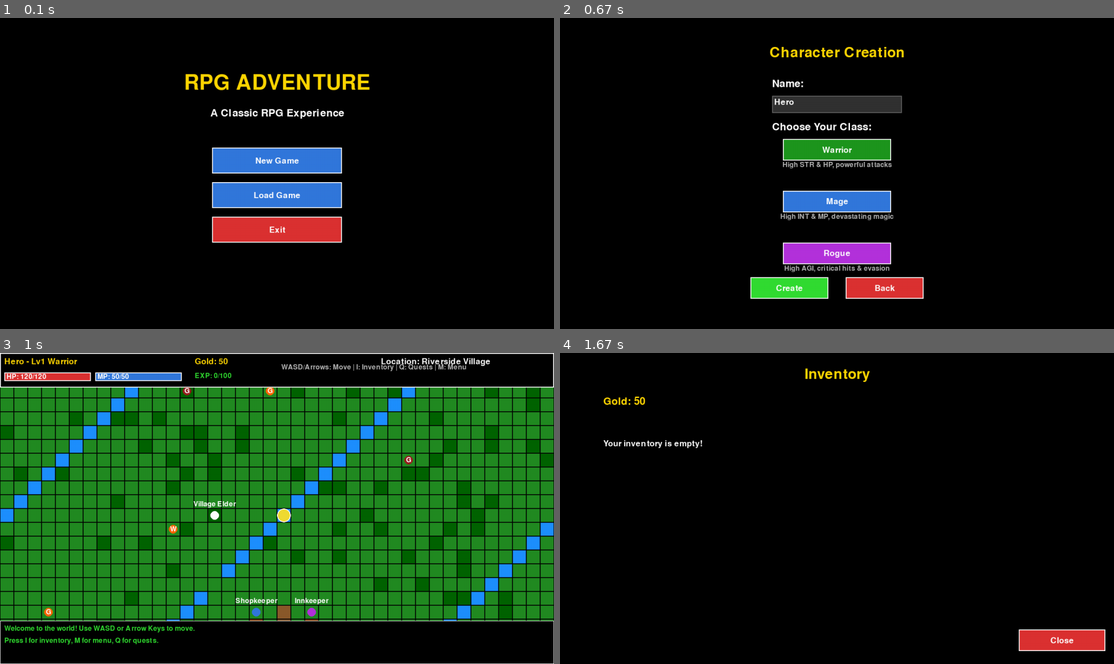
Above: before the commit, frames 1-4 (two rows, left to right).
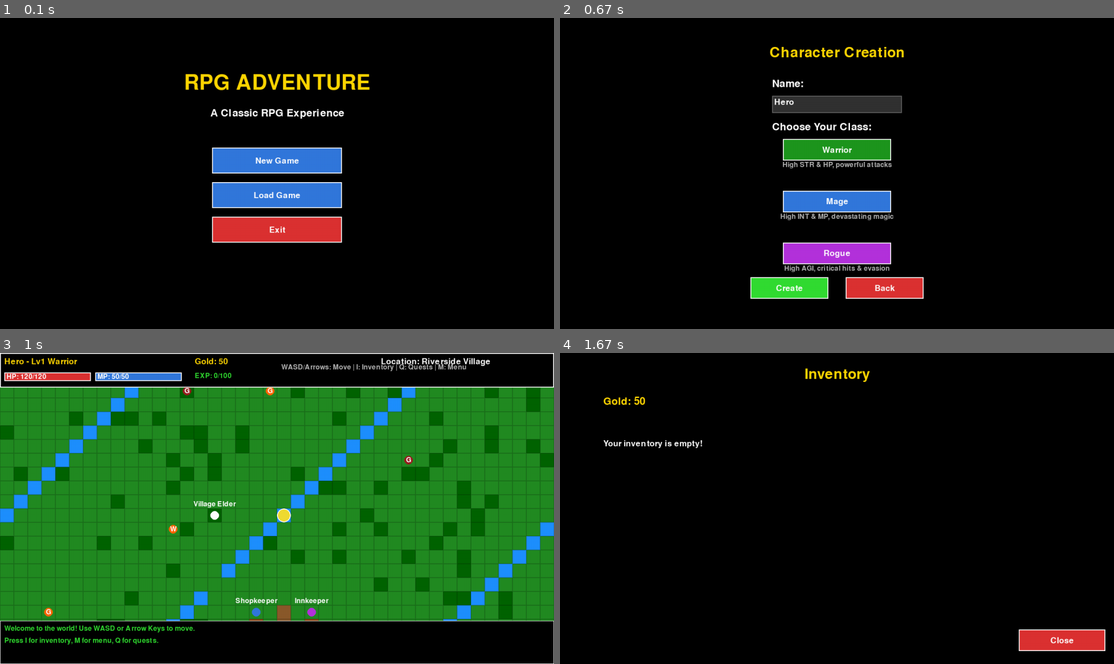
Above: after the commit, the same moments.

Repository: coder-5/RPG
Game: pygame game, started from pygame_gui.py
Two runs of this game, one before a commit and one after it. Both use one fixed random seed, a clock stepped at 60 frames per second and the inputs below.
Inputs:
- Up to frame 1 (0.1 s): no input
- Up to frame 2 (0.67 s): click "New Game" at 0.38 s
- Up to frame 3 (1 s): click "Create" at 0.72 s
- Up to frame 4 (1.67 s): tap I at 1 s

Frames 1-2 are identical in both runs. In frame 3, 12% of the frame differs, in the area x 0-100%, y 11-87%; in frame 4, nothing differs.

Commit message:
Update pygame_gui.py
Co-authored-by: graphite-app[bot] <96075541+graphite-app[bot]@users.noreply.github.com>

Diff:
--- a/pygame_gui.py
+++ b/pygame_gui.py
@@ -529,7 +529,9 @@
                     pygame.draw.rect(self.screen, (139, 69, 19), (x, y, self.tile_size, self.tile_size))
 
                 # Draw grid
-                pygame.draw.rect(self.screen, (0, 0, 0, 50), (x, y, self.tile_size, self.tile_size), 1)
+                s = pygame.Surface((self.tile_size, self.tile_size), pygame.SRCALPHA)
+                pygame.draw.rect(s, (0, 0, 0, 50), (0, 0, self.tile_size, self.tile_size), 1)
+                self.screen.blit(s, (x, y))
 
         # Draw NPCs
         for npc in self.npcs:
